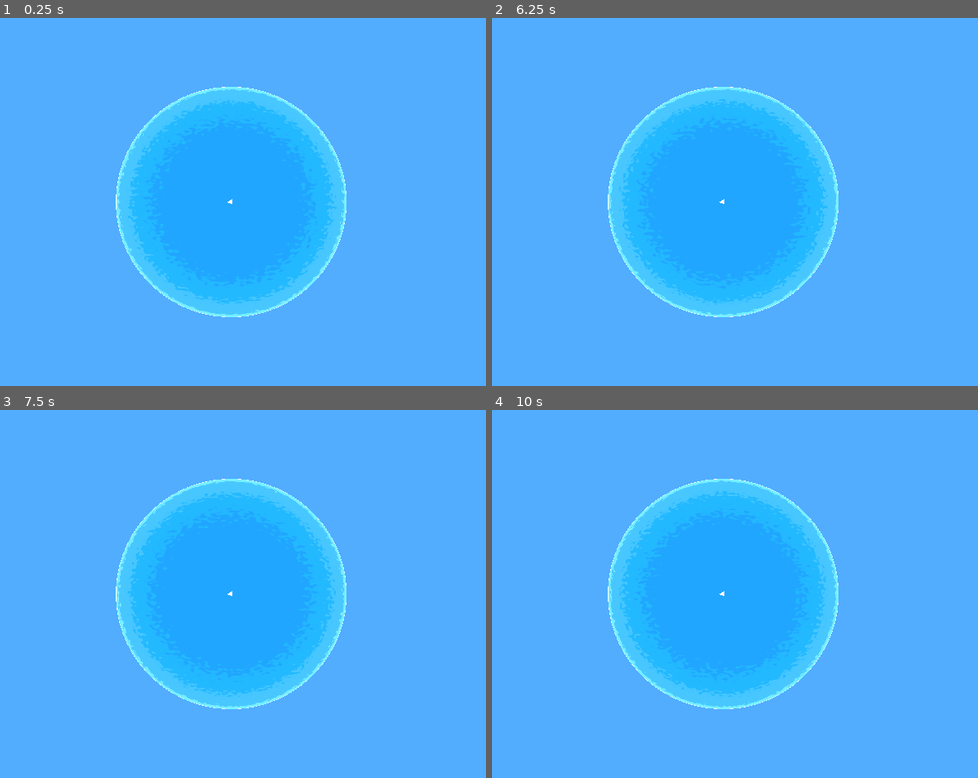
Above: before the commit, frames 1-4 (two rows, left to right).
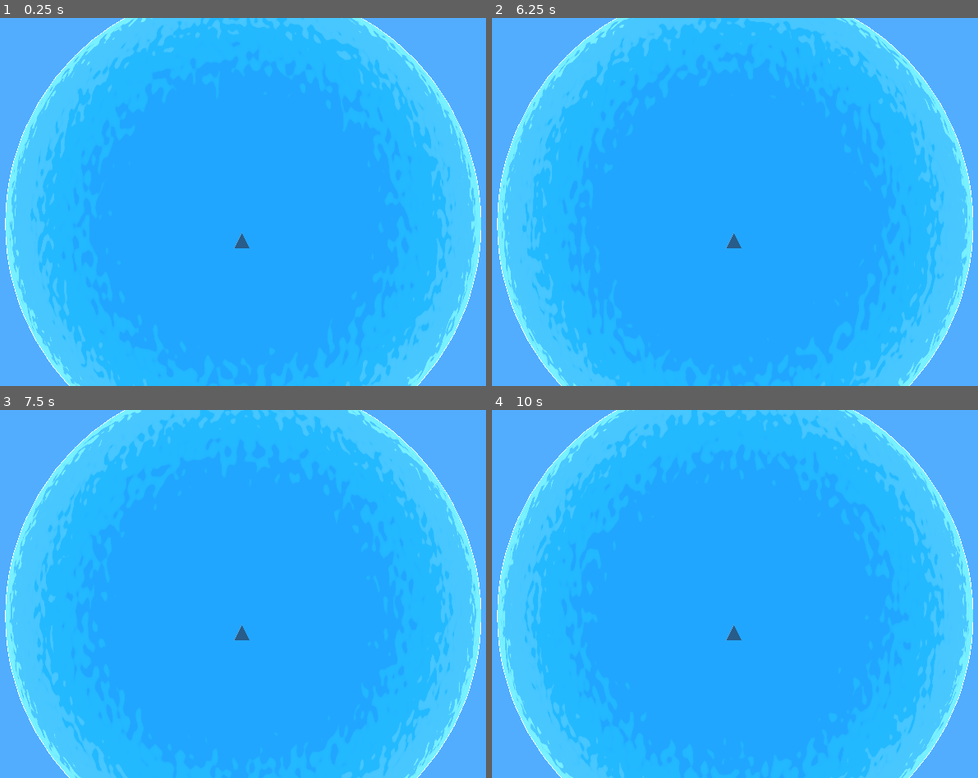
Above: after the commit, the same moments.

Repository: punchcafe/g-zero
Game: Godot game, scene res://sandbox/sandbox.tscn
The game is run twice, just before and just after one commit, with the same random seed, the same clock (stepped at 60 frames per second) and the same inputs. This scene is started directly instead of the project's main scene.
Inputs (mouse positions are in pixels of both pictures, inside the frame that each line leads up to):
- Up to frame 1 (0.25 s): no input
- Up to frame 2 (6.25 s): tap Enter at 0.5 s; move the mouse to (871, 183) at 0.52 s; hold Shift 0.53-1.25 s; click (871, 183) at 0.67 s; drag from (598, 220) to (696, 275) at 1.27 s; move the mouse to (793, 121) at 2.02 s; tap Ctrl at 2.1 s; click (793, 121) at 2.17 s; drag from (696, 275) to (530, 146) at 2.77 s; move the mouse to (924, 257) at 3.52 s; tap Alt at 3.6 s; click (924, 257) at 3.67 s; drag from (530, 146) to (628, 110) at 4.27 s; move the mouse to (759, 202) at 5.02 s; hold Shift 5.03-5.75 s; click (759, 202) at 5.17 s; drag from (628, 110) to (598, 220) at 5.77 s
- Up to frame 3 (7.5 s): move the mouse to (379, 575) at 6.52 s; tap Ctrl at 6.6 s; click (379, 575) at 6.67 s; drag from (106, 612) to (204, 667) at 7.27 s
- Up to frame 4 (10 s): move the mouse to (793, 513) at 8.02 s; tap Alt at 8.1 s; click (793, 513) at 8.17 s; drag from (696, 667) to (530, 538) at 8.77 s; move the mouse to (924, 649) at 9.52 s; hold Shift from 9.53 s (still down); click (924, 649) at 9.67 s

The runs differ from the first frame. In frame 1, 66% of the frame differs, in the area x 1-99%, y 0-100%; in frame 2, 66%; in frame 3, 67%; in frame 4, 67%.

Commit message:
miracle: somehow get the spherical motion working

Diff:
--- a/sandbox/gamma_zero.gd
+++ b/sandbox/gamma_zero.gd
@@ -9,12 +9,9 @@
 func _physics_process(delta: float) -> void:
 	var translation := Input.get_vector("legs_left", "legs_right", "legs_up", "legs_down")
 	_vector = _vector.translate(translation * 0.2)
-	var polar_axis := Vector3.UP.rotated(Vector3(1,0,0), _vector._coordinate.theta)
-	var other_axis := Vector3(1,0,0).rotated(Vector3(0,1,0), _vector._coordinate.fi)
 	self.position = _vector.cartesian_position()
-	self.rotation = Vector3(0,0,0)
-	self.rotate(polar_axis, _vector._coordinate.fi)
-	self.rotate(other_axis, _vector._coordinate.theta)
+
+	self.rotation = Vector3(0, _vector._coordinate.fi, -1 * _vector._coordinate.theta)
 
 func _process(delta) -> void:
 	pass
--- a/sandbox/sandbox.tscn
+++ b/sandbox/sandbox.tscn
@@ -74,19 +74,19 @@
 mesh = SubResource("SphereMesh_r3fl7")
 
 [node name="gamma-zero" type="Node3D" parent="."]
-transform = Transform3D(0.48855013, 0.4661406, -0.7375851, -0.70611316, 0.7078057, -0.020383606, 0.51256526, 0.53077674, 0.6749467, 0.87120736, -0.84598684, 0.8712908)
+transform = Transform3D(1.0000001, 0, 0, 0, 0.99999994, 0, 0, 0, 1.0000001, 0, 0, 0)
 script = ExtResource("3_id76k")
 metadata/_custom_type_script = "uid://cjbiabifsveij"
 
 [node name="mesh" type="MeshInstance3D" parent="gamma-zero"]
-transform = Transform3D(-0.0036405027, -0.047041506, 0.9988861, 0.10379234, 0.99348015, 0.047165066, -0.9945923, 0.10384822, 0.0012653768, -0.020098329, 0.018612236, 5.9604645e-08)
+transform = Transform3D(1, 0, 0, 0, -4.371139e-08, 0.9999998, 0, -1, -4.371138e-08, -0.020098329, 0.018612236, 5.9604645e-08)
 mesh = SubResource("PrismMesh_a0tk4")
 skeleton = NodePath("../..")
 
 [node name="OmniLight3D" type="OmniLight3D" parent="gamma-zero"]
 transform = Transform3D(1, -2.98023e-08, -2.23517e-08, 2.98023e-08, 1, 7.45058e-09, 2.23517e-08, -7.45058e-09, 1, 0.00918198, -0.031429, -0.00276962)
 
-[node name="Camera3D" type="Camera3D" parent="."]
-transform = Transform3D(0.010733604, 0, 0.9999424, 0, 1, 0, -0.9999424, 0, 0.010733605, 6.598137, 0, 0)
+[node name="Camera3D" type="Camera3D" parent="gamma-zero"]
+transform = Transform3D(0.9999999, 0, 0, 0, -4.3711385e-08, 1.0000001, 0, -0.9999999, -4.3711378e-08, -0.036278006, 1.6256406, -0.12463735)
 fov = 40.6
 near = 0.001
